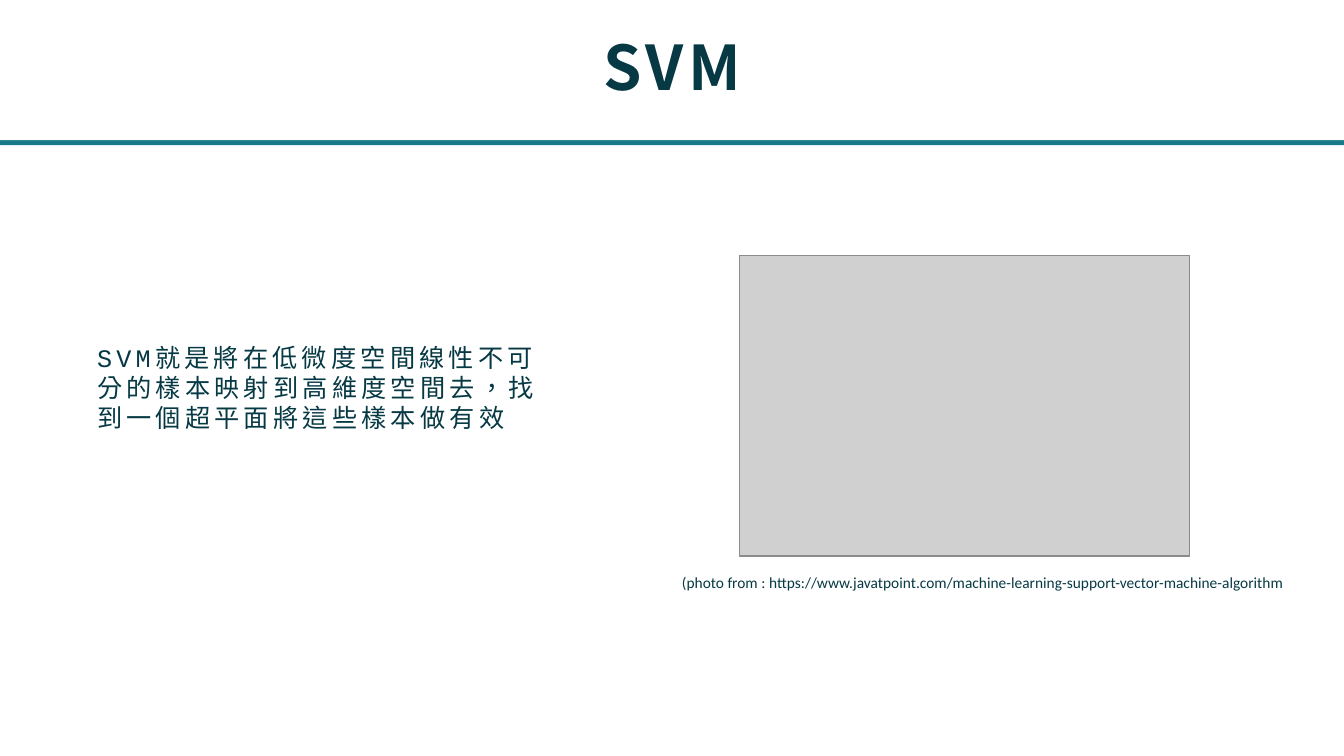
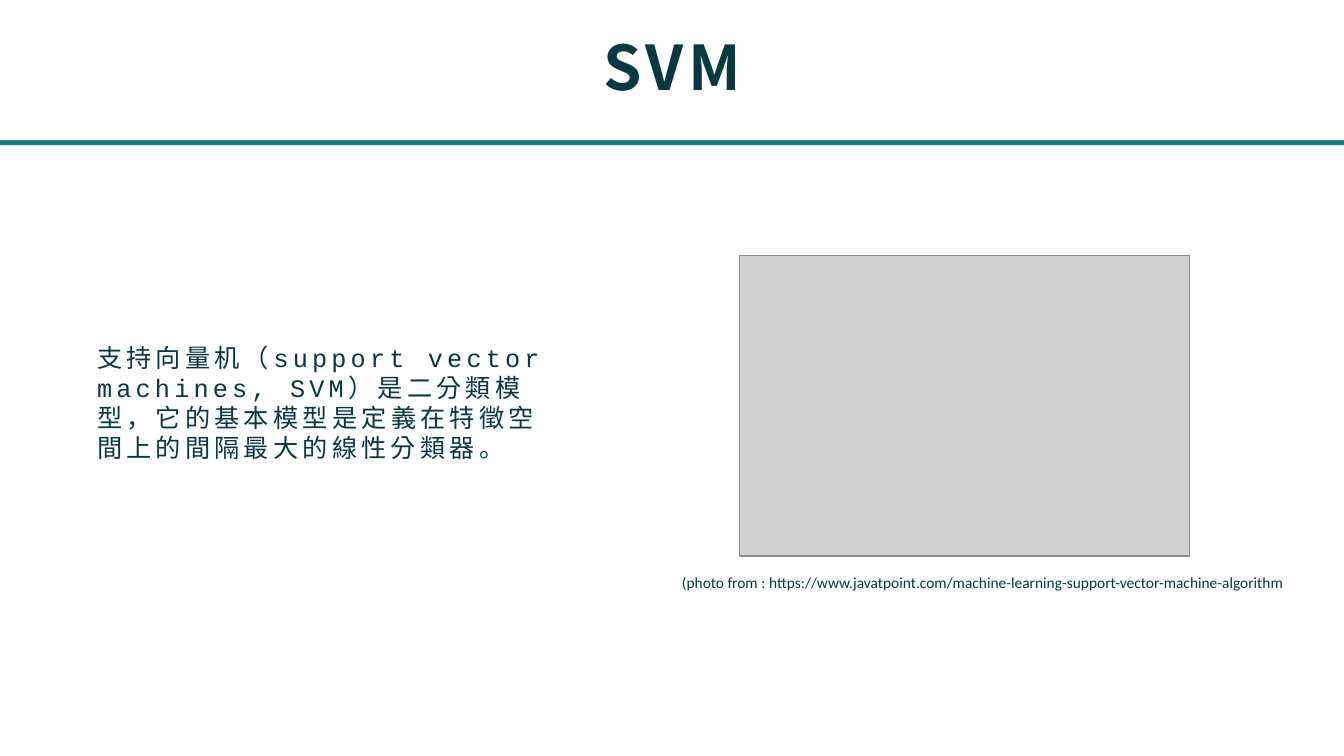
Before and after one commit to jhuangyahui/datamining, a slide deck: slide 10 of datamining/datamining.pptx. Drawn at 1344x756 pixels with LibreOffice and Linux fonts; fonts in the diff are those of the drawing; grey boxes stand for pictures. Boxes give left, top, right and bottom in pixels: in the first picture for what was removed or moved away, otherwise in the second. Text is boxed around its words. In the diff, an @@ line names an element or a change of style, - is before the commit and + after.

```diff
--- a/datamining/datamining.pptx
+++ b/datamining/datamining.pptx
@@ text at bbox=[97, 345, 540, 459]: text changed @@
-SVM就是將在低微度空間線性不可分的樣本映射到高維度空間去，找到一個超平面將這些樣本做有效
+支持向量机（support vector machines, SVM）是二分類模型，它的基本模型是定義在特徵空間上的間隔最大的線性分類器。
```
Also in this commit, not shown: 6 other slides changed, 1 other file.
